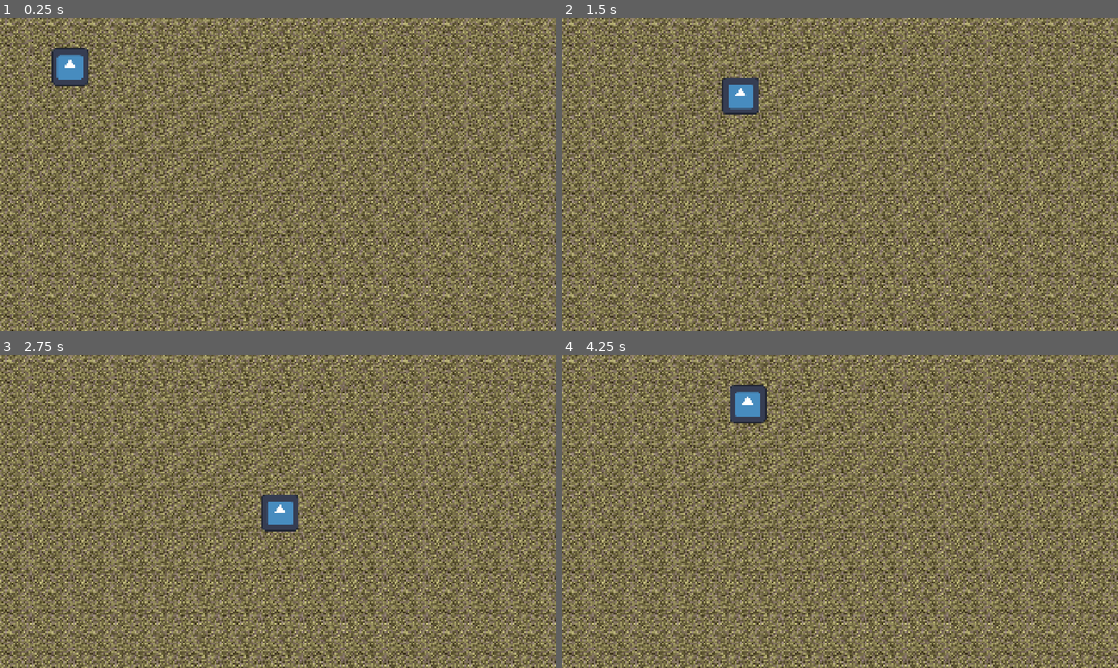
Above: before the commit, frames 1-4 (two rows, left to right).
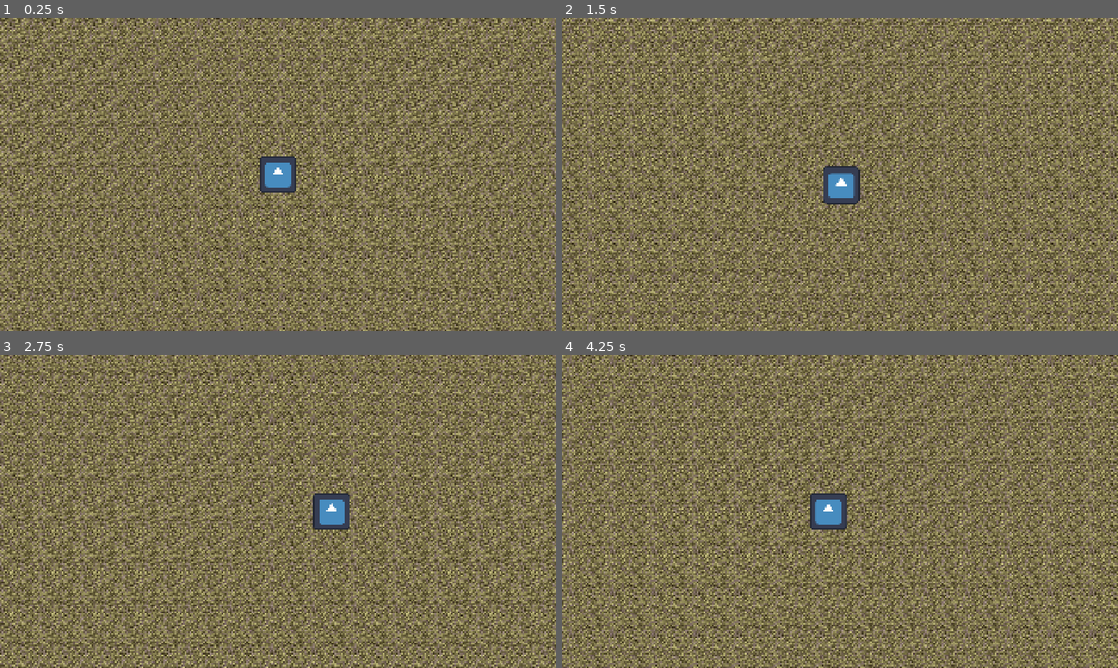
Above: after the commit, the same moments.

Repository: Vixoner/fallout-survivors
Game: Godot game, scene res://scenes/main.tscn
The game is run twice, just before and just after one commit, with the same random seed, the same clock (stepped at 60 frames per second) and the same inputs. The engine's default icon, where the game draws it, is replaced by a stand-in: a white triangle on a blue panel in a dark square.
Inputs:
- Up to frame 1 (0.25 s): no input
- Up to frame 2 (1.5 s): tap Enter at 0.5 s; hold Right (ui_right) 0.53-1.28 s; hold Down (ui_down) from 1.28 s (still down)
- Up to frame 3 (2.75 s): release Down (ui_down) at 2.03 s; hold Right (ui_right) from 2.03 s (still down)
- Up to frame 4 (4.25 s): release Right (ui_right) at 2.78 s; hold Up (ui_up) 2.78-3.53 s; hold Left (ui_left) from 3.53 s (still down)

The runs differ from the first frame. In frame 1, 66% of the frame differs, in the area x 0-100%, y 0-100%; in frame 2, 61%; in frame 3, 67%; in frame 4, 70%.

Commit message:
Added a following camera + map edge collisions

Diff:
--- a/scenes/main.tscn
+++ b/scenes/main.tscn
@@ -7,11 +7,9 @@
 
 [node name="Sprite2D" type="Sprite2D" parent="." unique_id=979870751]
 texture_repeat = 2
-position = Vector2(1500, 999.99994)
 scale = Vector2(0.2, 0.2)
 texture = ExtResource("1_o5qli")
 region_enabled = true
-region_rect = Rect2(2000, 4000, 15000, 10000)
+region_rect = Rect2(0, 0, 15000, 10000)
 
 [node name="Player" parent="." unique_id=447343164 instance=ExtResource("2_0wfyh")]
-position = Vector2(242, 169)
--- a/scenes/player.tscn
+++ b/scenes/player.tscn
@@ -16,3 +16,12 @@
 
 [node name="CollisionShape2D" type="CollisionShape2D" parent="CharacterBody2D" unique_id=2063134966]
 shape = SubResource("RectangleShape2D_g2els")
+
+[node name="Camera2D" type="Camera2D" parent="CharacterBody2D" unique_id=2105558725]
+limit_left = -1500
+limit_top = -1000
+limit_right = 1500
+limit_bottom = 1000
+limit_smoothed = true
+position_smoothing_enabled = true
+position_smoothing_speed = 10.0
--- a/scripts/player.gd
+++ b/scripts/player.gd
@@ -1,6 +1,9 @@
 extends CharacterBody2D
 
 const SPEED = 500.0
+const MAP_WIDTH = 3000
+const MAP_HEIGHT = 2000
+const PLAYER_SIZE = 64
 
 func _physics_process(delta):
 	var direction = Vector2.ZERO
@@ -20,3 +23,6 @@
 
 	velocity = direction * SPEED
 	move_and_slide()
+
+	position.x = clamp(position.x, -MAP_WIDTH / 2 + PLAYER_SIZE, MAP_WIDTH / 2 - PLAYER_SIZE)
+	position.y = clamp(position.y, -MAP_HEIGHT / 2 + PLAYER_SIZE, MAP_HEIGHT / 2 - PLAYER_SIZE)
